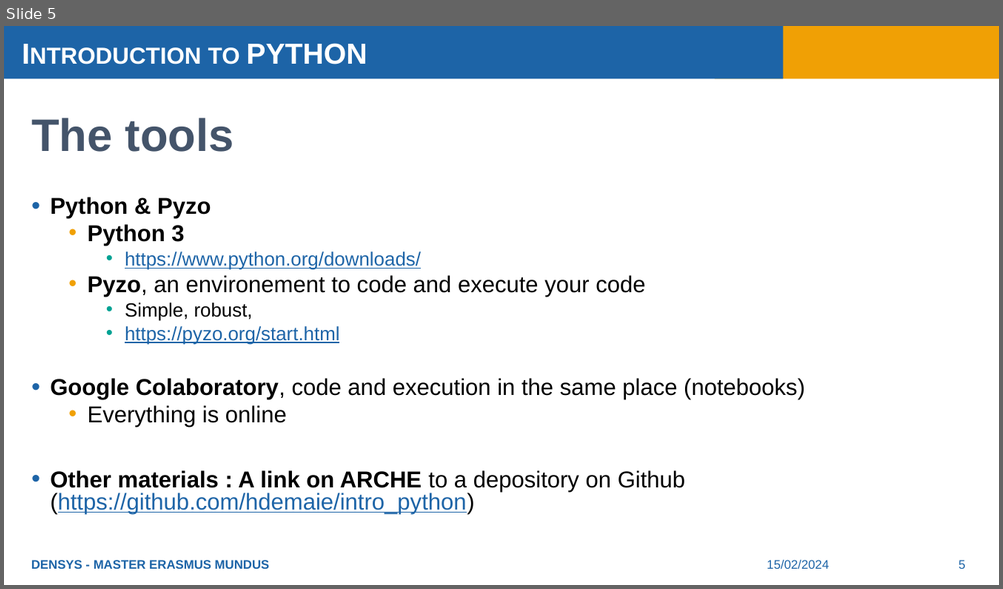
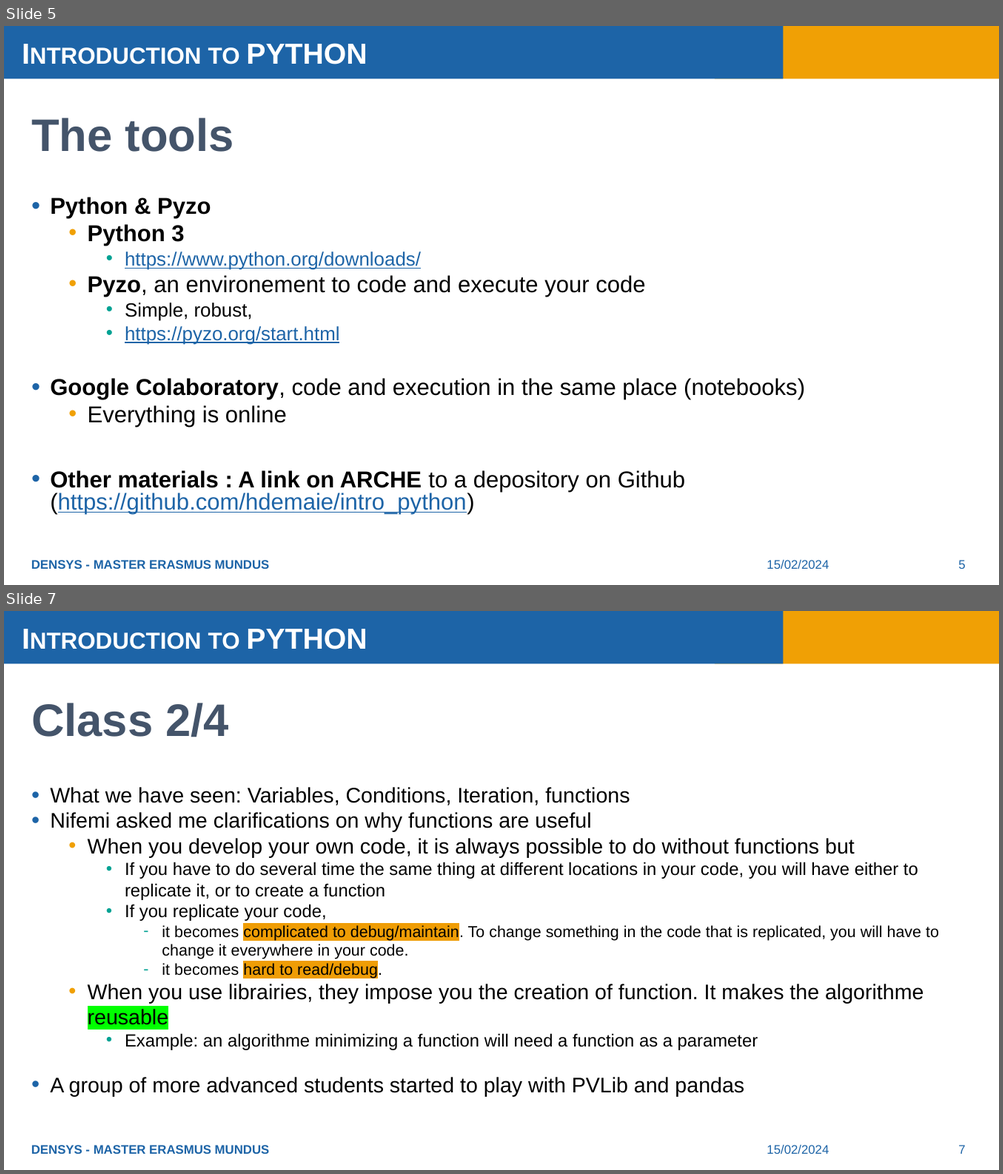
Before and after one commit to hdemaie/intro_python, a slide deck: Introduction to Python.pptx. Shown one above the other, each under a label of ours: slide 5 before the commit, slides 5 and 7 after it; the slides between them are not shown. The pictures are 1003x589 and 1003x1174 pixels, drawn with LibreOffice and Linux fonts; fonts in the diff are those of the drawing. Boxes give left, top, right and bottom in pixels: in the first picture for what was removed or moved away, otherwise in the second. Text is boxed around its words. In the diff, an @@ line names an element or a change of style, - is before the commit and + after.

```diff
--- a/Introduction to Python.pptx
+++ b/Introduction to Python.pptx
@@ slide 7 added at bbox=[4, 611, 999, 1170], background #FFFFFF; not listed: 3 template elements that a slide beside it also shows @@
@@ title added at bbox=[31, 703, 229, 738], 44 pt, text #44546A, bold @@
+Class 2/4
@@ text added at bbox=[50, 787, 939, 1096], 20.4 pt, text #000000 @@
+• What we have seen: Variables, Conditions, Iteration, functions
+• Nifemi asked me clarifications on why functions are useful
+  • When you develop your own code, it is always possible to do without functions but
+    • If you have to do several time the same thing at different locations in your code, you will have either to replicate it, or to create a function
+    • If you replicate your code,
+      – it becomes complicated to debug/maintain. To change something in the code that is replicated, you will have to change it everywhere in your code.
+      – it becomes hard to read/debug.
+  • When you use librairies, they impose you the creation of function. It makes the algorithme reusable
+    • Example: an algorithme minimizing a function will need a function as a parameter
+• A group of more advanced students started to play with PVLib and pandas
@@ text added at bbox=[31, 1145, 270, 1154], 12 pt, text #1D64A7, bold @@
+DENSYS - MASTER ERASMUS MUNDUS
@@ text added at bbox=[766, 1145, 828, 1154], 12 pt, text #1D64A7 @@
+15/02/2024
@@ page number added at bbox=[958, 1145, 965, 1154], 12 pt, text #1D64A7 @@
+7
```
Also in this commit, not shown: 1 slide changed, 2 other slides added, 1 other file.
